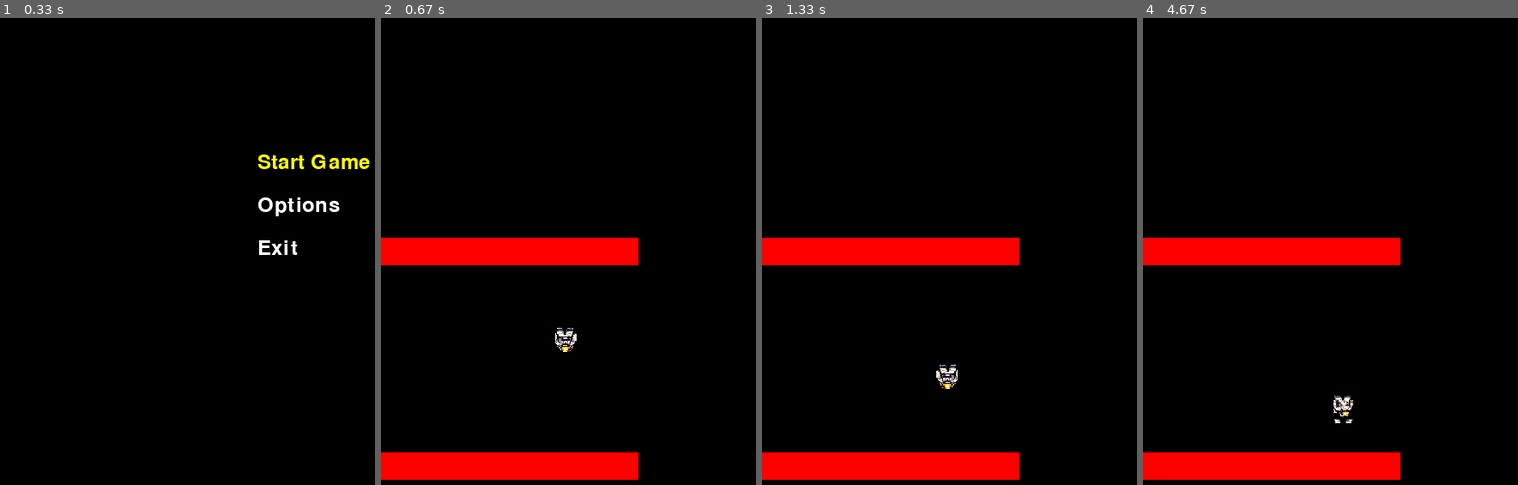
Above: before the commit, frames 1-4 (left to right).
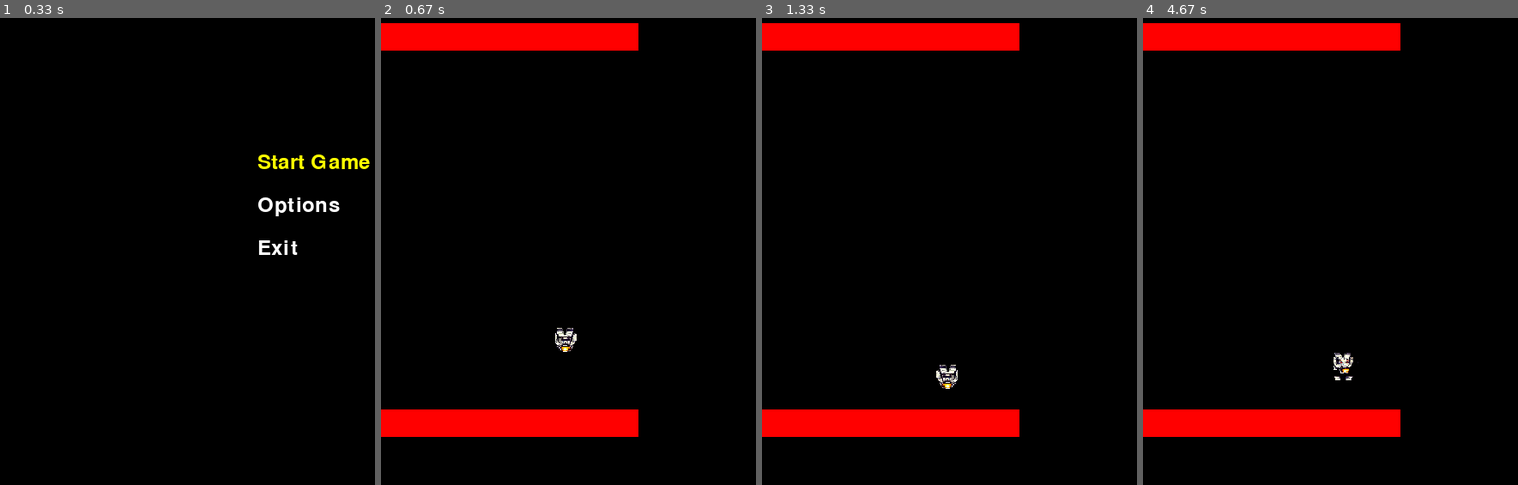
Above: after the commit, the same moments.

Repository: ViniciusKoiti/AgeOfRunner
Game: pygame game, started from main.py
Two runs of this game, one before a commit and one after it. Both use one fixed random seed, a clock stepped at 60 frames per second and the inputs below.
Inputs:
- Up to frame 1 (0.33 s): no input
- Up to frame 2 (0.67 s): tap Backspace at 0.33 s
- Up to frame 3 (1.33 s): hold Left from 1.17 s (still down)
- Up to frame 4 (4.67 s): release Left at 1.63 s; hold Right 1.67-2.3 s; hold Left 2.33-2.8 s; hold Right 2.83-3.3 s; hold Right 3.33-3.8 s; tap Space at 3.83, 4.23, 4.53 s; hold Left from 4.17 s (still down)

Frame 1 is identical in both runs. In frame 2, 16% of the frame differs, in the area x 0-69%, y 1-99%; in frame 3, 16%; in frame 4, 16%.

Commit message:
Adicionando gameover

Diff:
--- a/domain/game.py
+++ b/domain/game.py
@@ -1,3 +1,5 @@
+# Primeiro, vamos modificar o game.py para incluir a lógica de game over
+
 from typing import List
 from domain.entity.camera import Camera
 from domain.entity.ground_segment import GroundSegment
@@ -26,7 +28,7 @@
         self.event_handler = event_handler
         self.texture_port = texture_port
         self.clock = clock
-        self.physics = physics  # Nova porta de física
+        self.physics = physics
         self.state = GameState.MENU
         self.game_objects: List[GameObject] = []
         self.camera = Camera(800, 600, WORLD_BOUNDS)
@@ -48,18 +50,17 @@
 
         ground = GroundSegment(
             physics=self.physics,
-            position=Vector2D(0, 550),
+            position=Vector2D(0, 500),
             width=300
         )
 
         ground2 = GroundSegment(
             physics=self.physics,
-            position=Vector2D(0, 300),
+            position=Vector2D(0, 50),
             width=300
         )
 
         self.game_objects.extend([player, ground, ground2])
-
 
     def start_game(self):
         self.state = GameState.PLAYING
@@ -70,6 +71,14 @@
 
     def exit_game(self):
         self.event_handler.quit()
+
+    def check_player_in_bounds(self):
+        for obj in self.game_objects:
+            if isinstance(obj, Player):
+                # Verifica se o player está completamente fora da view da câmera
+                if not self.camera.is_in_view(obj.position, obj.size[0], obj.size[1]):
+                    self.state = GameState.GAME_OVER
+                break
 
     def handle_input(self):
         if self.state == GameState.MENU:
@@ -84,10 +93,12 @@
                 if isinstance(obj, Player):
                     obj.handle_input(self.event_handler)
                     break
+        elif self.state == GameState.GAME_OVER:
+            if self.event_handler.is_key_pressed("return"):
+                self.state = GameState.MENU
+                self.game_objects.clear()
 
     def update(self, delta_time):
-
-
         for obj in self.game_objects:
             obj.update(delta_time)
 
@@ -97,7 +108,7 @@
                 if isinstance(obj, Player):
                     self.camera.follow(obj.position)
                     break
-        self.renderer.present()
+            self.check_player_in_bounds()
 
     def render(self, delta_time):
         self.renderer.clear()
@@ -109,6 +120,9 @@
                 if self.camera.is_in_view(obj.position, obj.size[0], obj.size[1]):
                     screen_pos = self.camera.world_to_screen(obj.position)
                     obj.render_at_position(self.renderer, screen_pos, delta_time)
+        elif self.state == GameState.GAME_OVER:
+            self.renderer.draw_text("Game Over!", 300, 250, (255, 0, 0))
+            self.renderer.draw_text("Press BACKSPACE to return to menu", 200, 300, (255, 255, 255))
 
         self.renderer.present()
 
@@ -125,10 +139,3 @@
         if hasattr(self.physics, 'cleanup'):
             self.physics.cleanup()
         self.event_handler.quit()
-
-
-
-
-if __name__ == "__main__":
-    game = create_game()
-    game.run()
